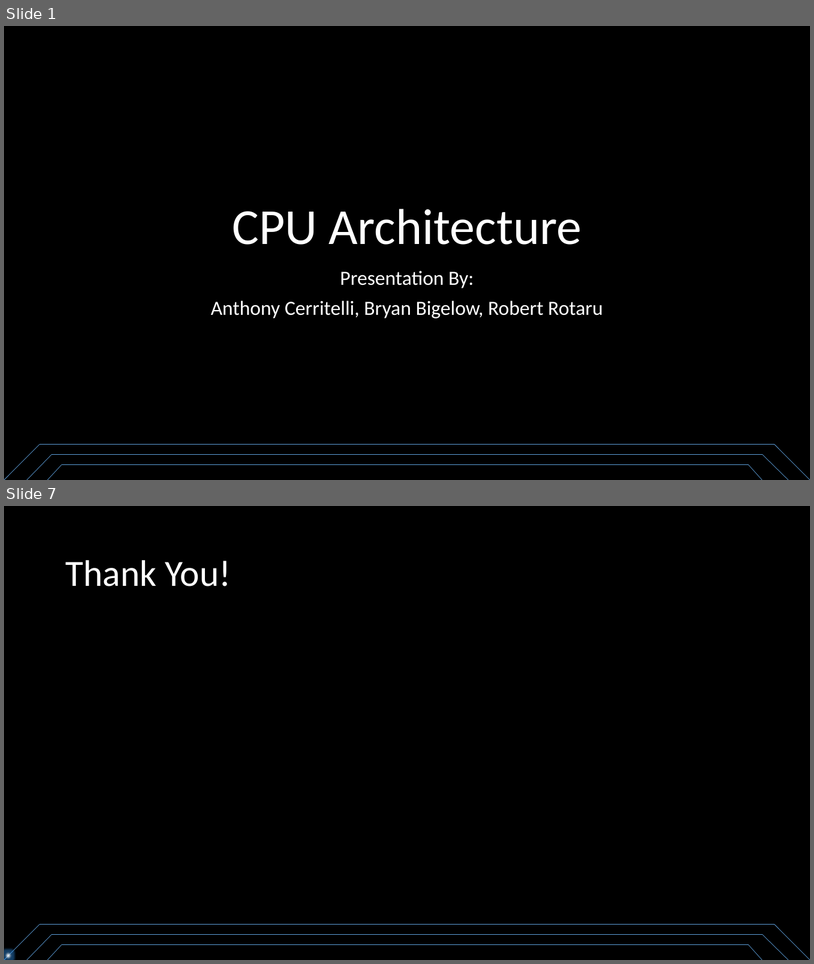
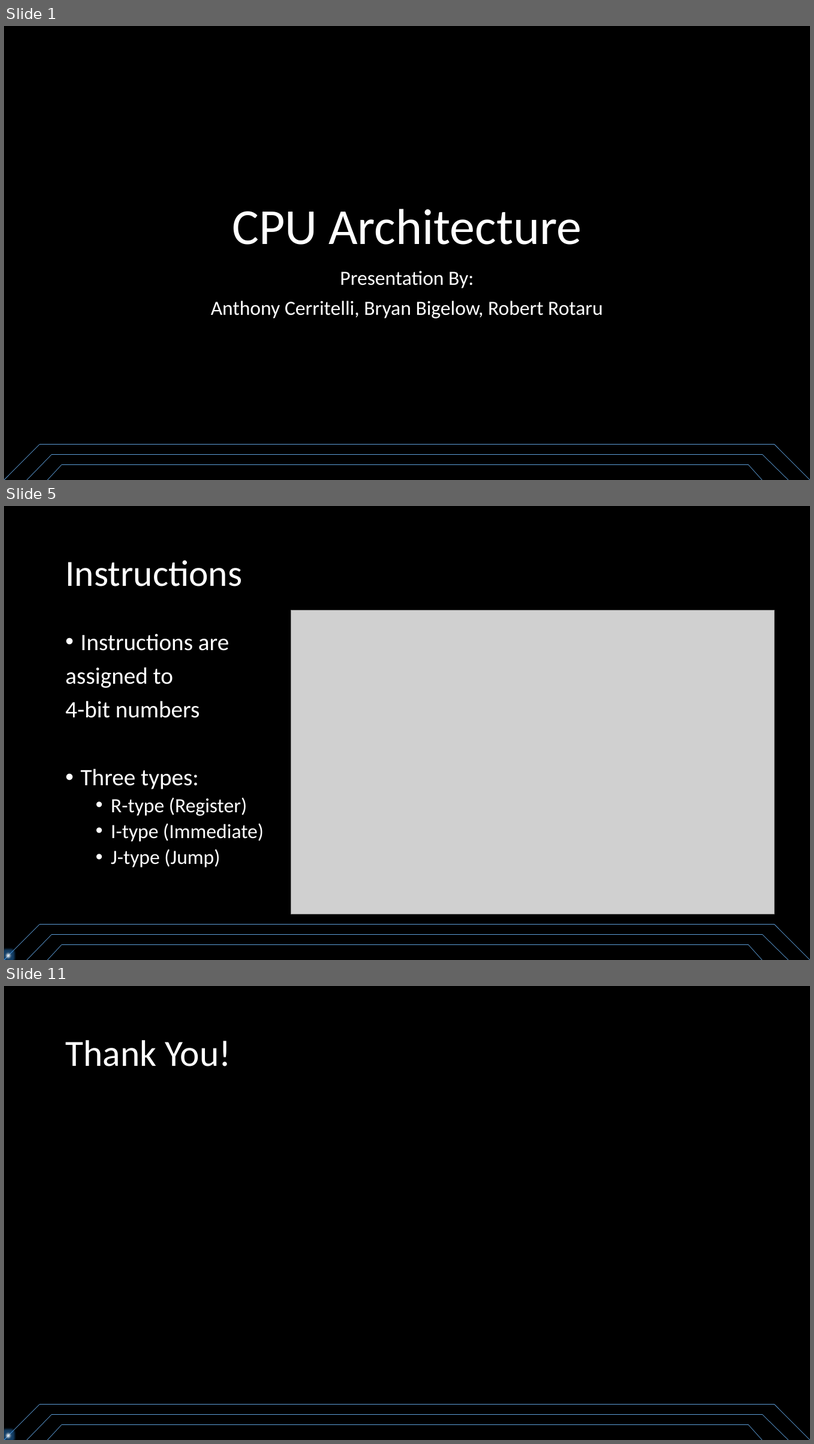
Before and after one commit to rrotaru/CS385-CPU, a slide deck: Source Files/Final/CPU Architecture.pptx. Shown one above the other, each under a label of ours: slides 1 and 7 before the commit, slides 1, 5 and 11 after it; the slides between them are not shown. The pictures are 814x964 and 814x1444 pixels, drawn with LibreOffice and Linux fonts; fonts in the diff are those of the drawing; grey boxes stand for pictures. Boxes give left, top, right and bottom in pixels: in the first picture for what was removed or moved away, otherwise in the second. Text is boxed around its words. In the diff, an @@ line names an element or a change of style, - is before the commit and + after.

```diff
--- a/Source Files/Final/CPU Architecture.pptx
+++ b/Source Files/Final/CPU Architecture.pptx
@@ slide 5 added at (x1=4, y1=506, x2=810, y2=960), background #000000 @@
@@ title added at (x1=65, y1=560, x2=242, y2=586), 44 pt, text #FFFFFF @@
+Instructions
@@ picture added at (x1=291, y1=610, x2=775, y2=914) @@
@@ text added at (x1=65, y1=634, x2=264, y2=867), 28 pt, text #FFFFFF @@
+• Instructions are
+assigned to
+4-bit numbers
+• Three types:
+  • R-type (Register)
+  • I-type (Immediate)
+  • J-type (Jump)
@@ line added from (39, 924) to (4, 960), #5B9BD5 0.5 pt @@
@@ line added from (52, 934) to (27, 960), #5B9BD5 0.5 pt @@
@@ line added from (775, 924) to (39, 924), #5B9BD5 0.5 pt @@
@@ line added from (762, 934) to (52, 934), #5B9BD5 0.5 pt @@
@@ line added from (789, 960) to (762, 934), #5B9BD5 0.5 pt @@
@@ line added from (810, 960) to (775, 924), #5B9BD5 0.5 pt @@
@@ ellipse added at (x1=4, y1=951, x2=12, y2=960), fill #FFFFFF, outline #43739E 1 pt @@
@@ line added from (62, 944) to (48, 960), #5B9BD5 0.5 pt @@
@@ line added from (749, 944) to (62, 944), #5B9BD5 0.5 pt @@
@@ line added from (762, 960) to (749, 944), #5B9BD5 0.5 pt @@
@@ what was slide 7 is now slide 11 @@
```
Also in this commit, not shown: 3 slides changed, 5 other slides added, 2 slides removed, 4 other files.
